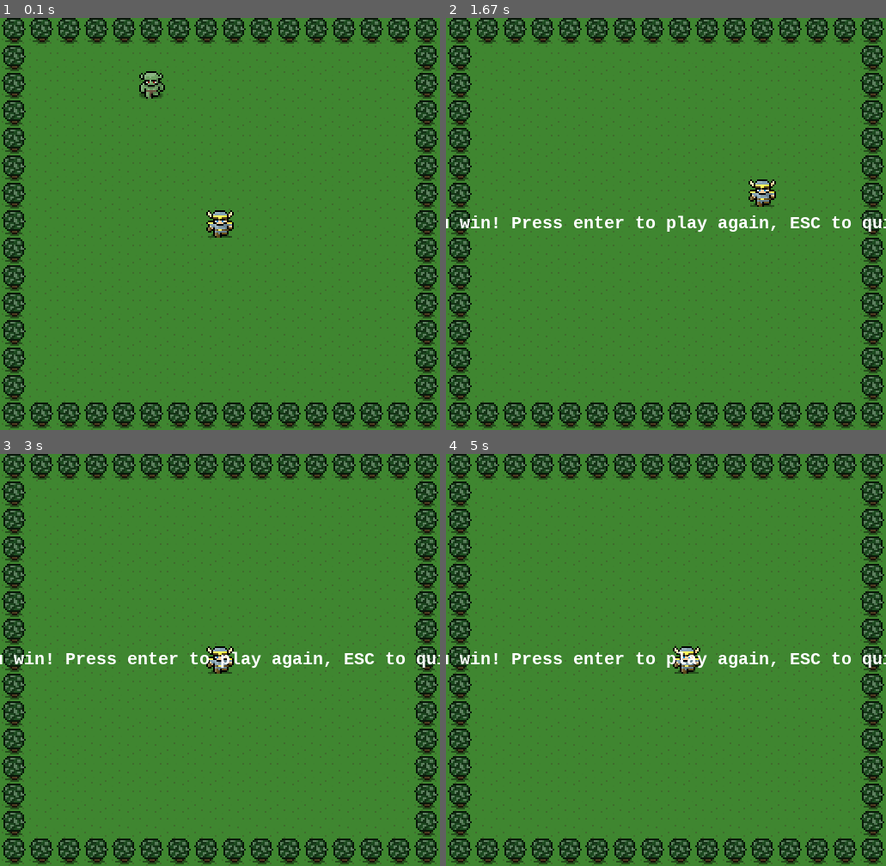
Above: before the commit, frames 1-4 (two rows, left to right).
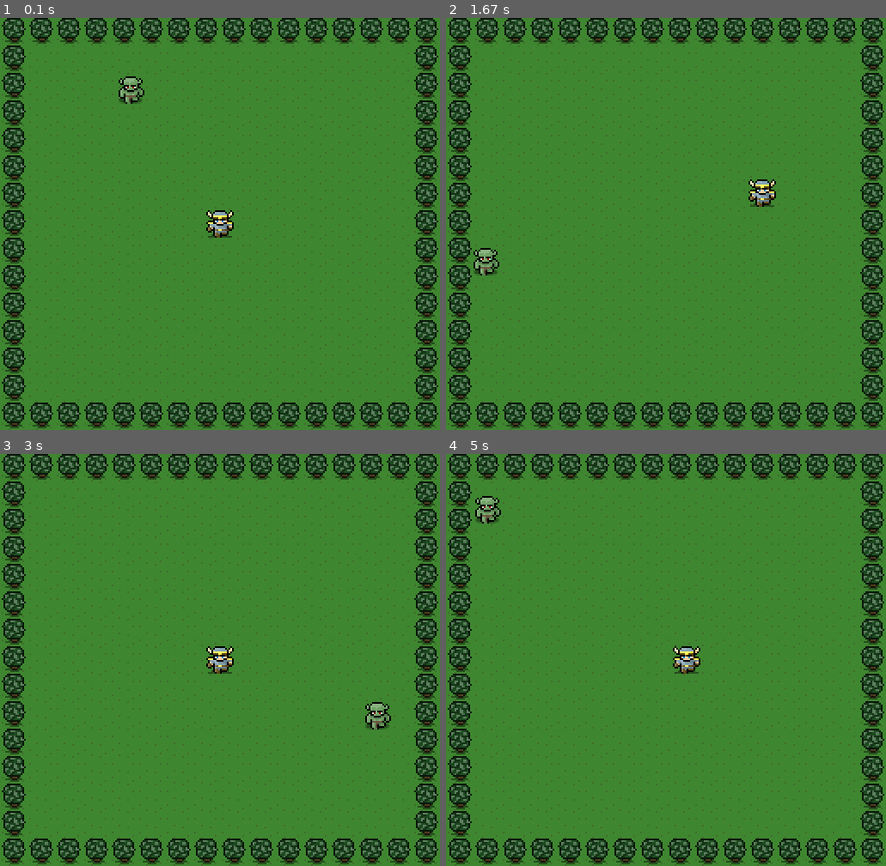
Above: after the commit, the same moments.

Repository: JeremyRoussel/pygame-project
Game: pygame game, started from OOP-base.py
Same seed, same stepped clock (60 frames per second), same inputs: the game is played once before the commit and once after it.
Inputs:
- Up to frame 1 (0.1 s): no input
- Up to frame 2 (1.67 s): hold Right 0.33-0.8 s; hold Up 0.83-1.13 s; hold Right 1.17-1.63 s
- Up to frame 3 (3 s): hold Left 1.67-2.2 s; hold Down 2.23-2.53 s; hold Left 2.57-2.97 s
- Up to frame 4 (5 s): hold Up 3-3.37 s; hold Right 3.4-4.03 s; hold Down 4.07-4.43 s; hold Left 4.47-4.93 s; hold Right from 4.97 s (still down)

The runs differ from the first frame. In frame 1, 0.6% of the frame differs, in the area x 26-38%, y 12-21%; in frame 2, 1.4%, in the area x 0-100%, y 47-63%; in frame 3, 1.4%; in frame 4, 1.4%.

Commit message:
Monster movement update

Diff:
--- a/OOP-base.py
+++ b/OOP-base.py
@@ -1,5 +1,6 @@
 import pygame
 import math
+import random
 from sprites import *
 # from gameinit import *
 
@@ -21,6 +22,9 @@
         # Game initialization
         caught = 0
         music = 0
+        cycles = 0
+        x_rand_mon = random.randint(-4,4)
+        y_rand_mon = random.randint(-4,4)
 
         # Sound
         win_sound = pygame.mixer.Sound('sounds/win.wav')
@@ -43,6 +47,8 @@
 
         stop_game = False
         while not stop_game:
+            cycles += 1
+
             for event in pygame.event.get():
 
                 # Event handling
@@ -78,9 +84,13 @@
                 if event.type == pygame.QUIT:
                     stop_game = True
 
+            # Game logic
 
-            # Game logic
-            monster.move(2,2)
+            if cycles == 60:
+                x_rand_mon = random.randint(-2,2)
+                y_rand_mon = random.randint(-2,2)
+                cycles = 0
+            monster.move(x_rand_mon,y_rand_mon)
             hero.update()
 
             if monster.active == 1:
